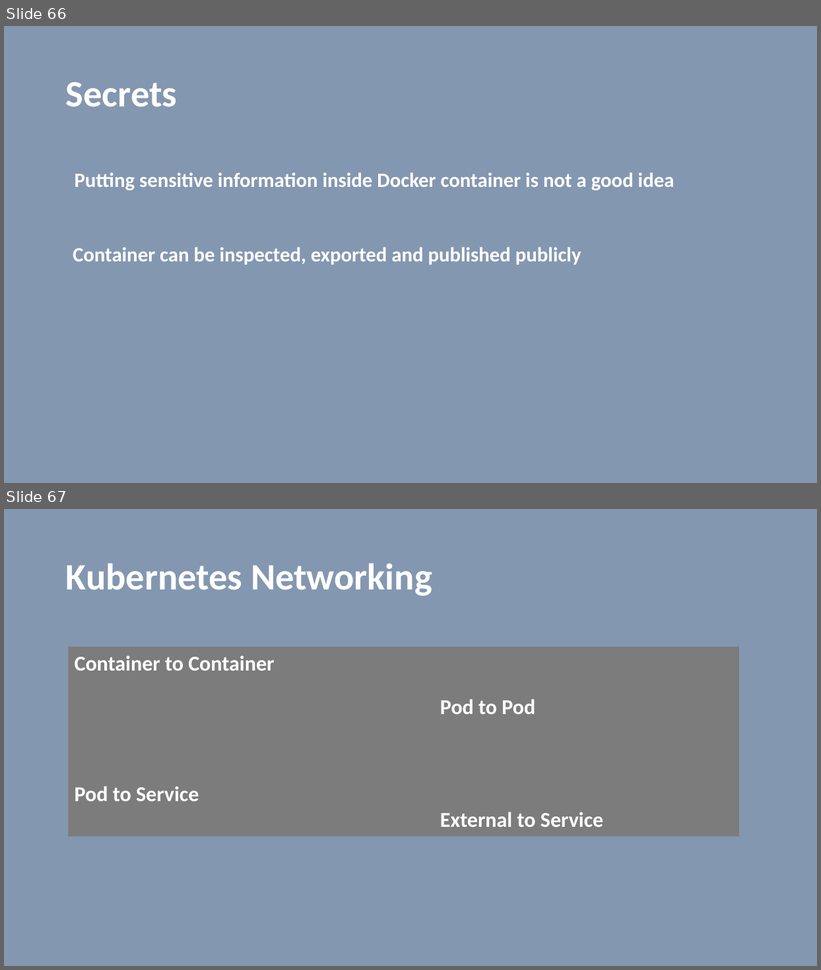
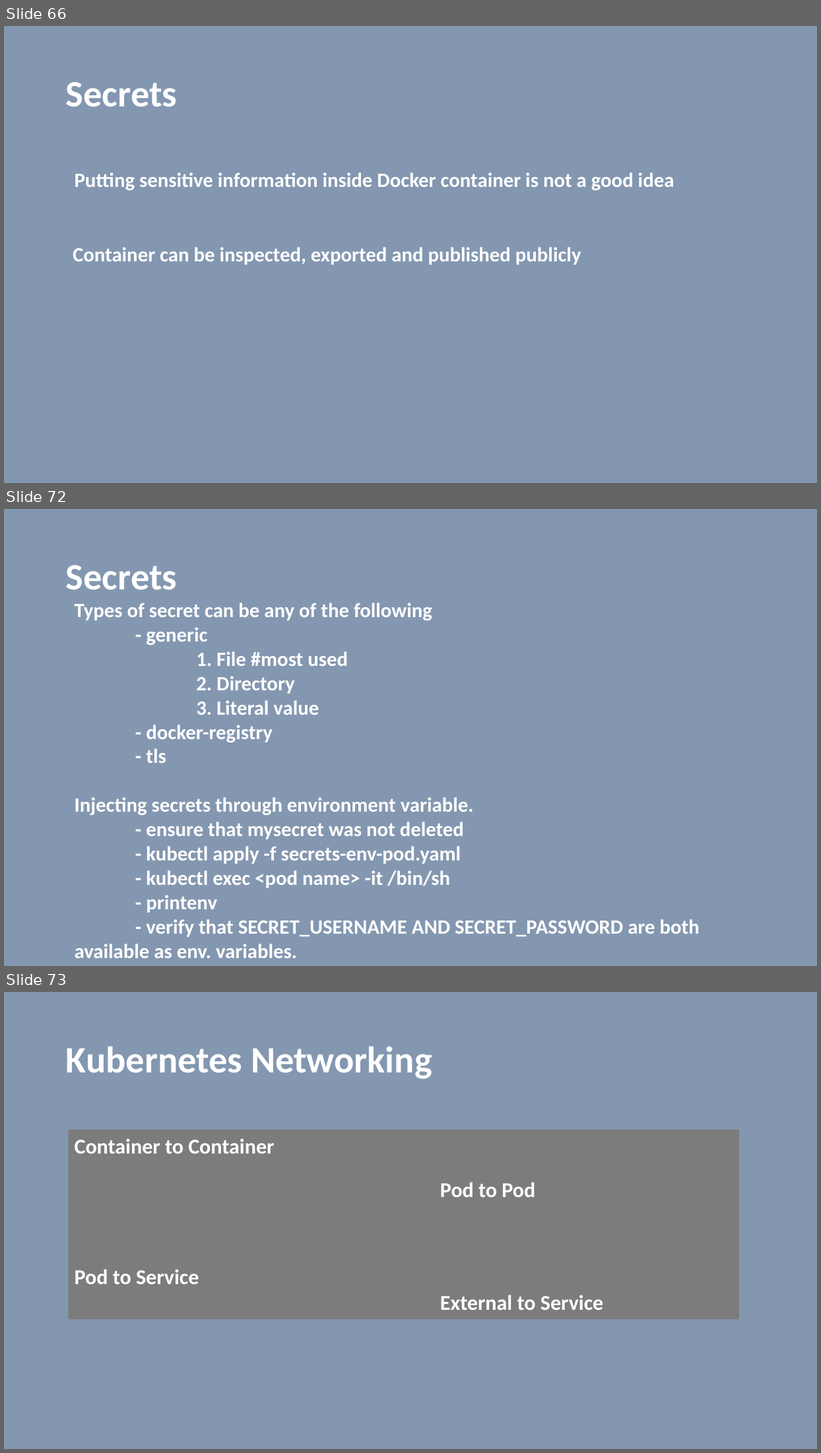
Before and after one commit to vilasvarghese/docker-k8s, a slide deck: notes/day4/Day4Presentation.pptx. Shown one above the other, each under a label of ours: slides 66 and 67 before the commit, slides 66, 72 and 73 after it; the slides between them are not shown. The pictures are 821x970 and 821x1453 pixels, drawn with LibreOffice and Linux fonts; fonts in the diff are those of the drawing. Boxes give left, top, right and bottom in pixels: in the first picture for what was removed or moved away, otherwise in the second. Text is boxed around its words. In the diff, an @@ line names an element or a change of style, - is before the commit and + after.

```diff
--- a/notes/day4/Day4Presentation.pptx
+++ b/notes/day4/Day4Presentation.pptx
@@ slide 72 added at [4, 509, 817, 966], background #8497B0 @@
@@ title added at [66, 565, 177, 590], 44 pt, text #FFFFFF, bold @@
+Secrets
@@ text added at [75, 603, 700, 958], 24 pt, text #FFFFFF, bold @@
+Types of secret can be any of the following
+- generic
+1. File #most used
+2. Directory
+3. Literal value
+- docker-registry
+- tls
+Injecting secrets through environment variable.
+- ensure that mysecret was not deleted
+- kubectl apply -f secrets-env-pod.yaml
+- kubectl exec <pod name> -it /bin/sh
+- printenv
+- verify that SECRET_USERNAME AND SECRET_PASSWORD are both available as env. variables.
@@ what was slide 67 is now slide 73 @@
```
Also in this commit, not shown: 1 slide changed, 5 other slides added, 35 other files.
